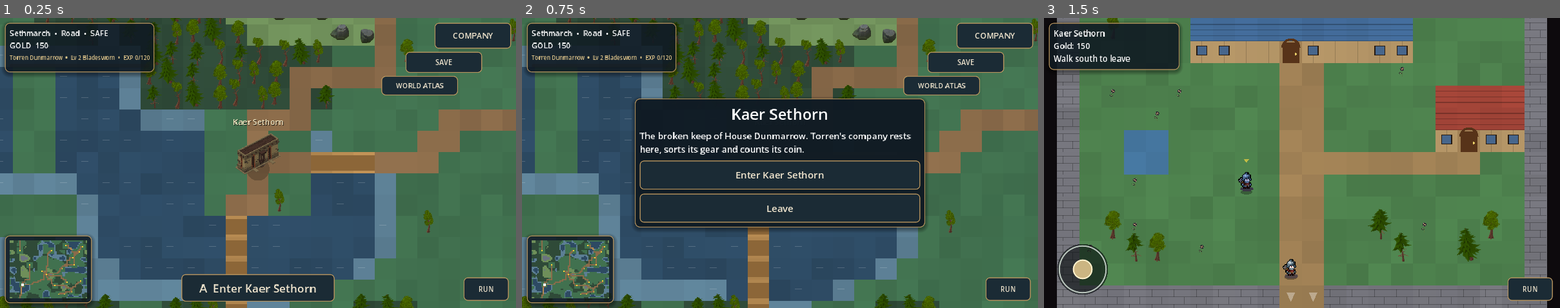
Above: before the commit, frames 1-3 (left to right).
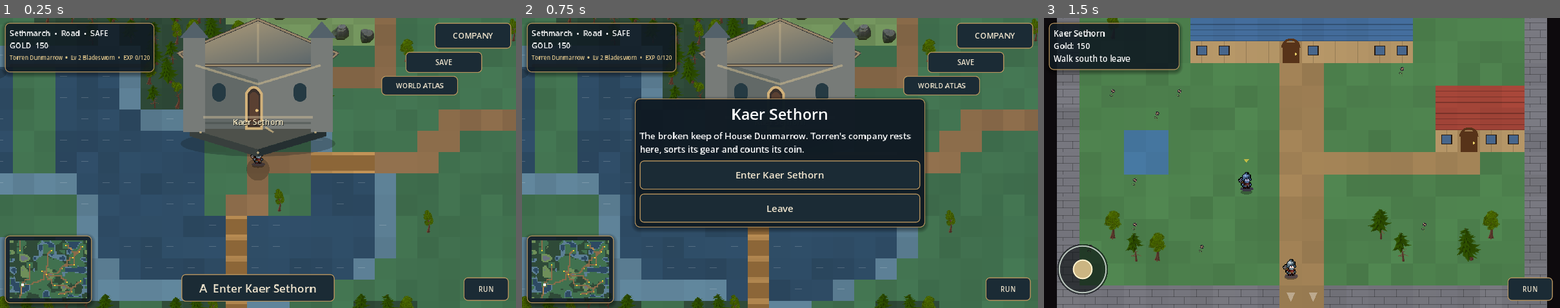
Above: after the commit, the same moments.

Repository: ninjun42215-gif/KindleWake
Game: Godot game, scene res://World.tscn
Same seed, same stepped clock (60 frames per second), same inputs: the game is played once before the commit and once after it. This scene is started directly instead of the project's main scene.
Inputs:
- Up to frame 1 (0.25 s): no input
- Up to frame 2 (0.75 s): click "A Enter Kaer Sethorn" at 0.5 s
- Up to frame 3 (1.5 s): click "Enter Kaer Sethorn" at 1.25 s

The runs differ from the first frame. In frame 1, 12% of the frame differs, in the area x 34-66%, y 0-54%; in frame 2, 6.9%; in frame 3, nothing differs.

Commit message:
Use original premium vector settlement assets

Diff:
--- a/Kindlewake/scripts/ui/art.gd
+++ b/Kindlewake/scripts/ui/art.gd
@@ -4,6 +4,7 @@
 ## primitive-shape fallback and the game still runs without the art.
 
 const WORLD_DIR := "res://assets/art/world/"
+const WORLD_VECTOR_NAMES := ["house_a", "house_b", "house_c", "hut", "keep", "tower_a", "tower_b", "tower_c"]
 const UNIT_DIR := "res://assets/art/units/"
 const PROP_ATLAS_PATH := "res://assets/art/props/field_props.svg"
 const PROP_CELLS := {"arch":Vector2i(0,0), "column":Vector2i(1,0), "rune_stone":Vector2i(2,0), "torch":Vector2i(3,0), " …(293 unchanged characters)…
@@ -27,6 +28,8 @@
 
 
 static func world(name: String) -> Texture2D:
+    if WORLD_VECTOR_NAMES.has(name):
+        return _load(WORLD_DIR + name + ".svg")
     return _load(WORLD_DIR + name + ".png")
 
 
